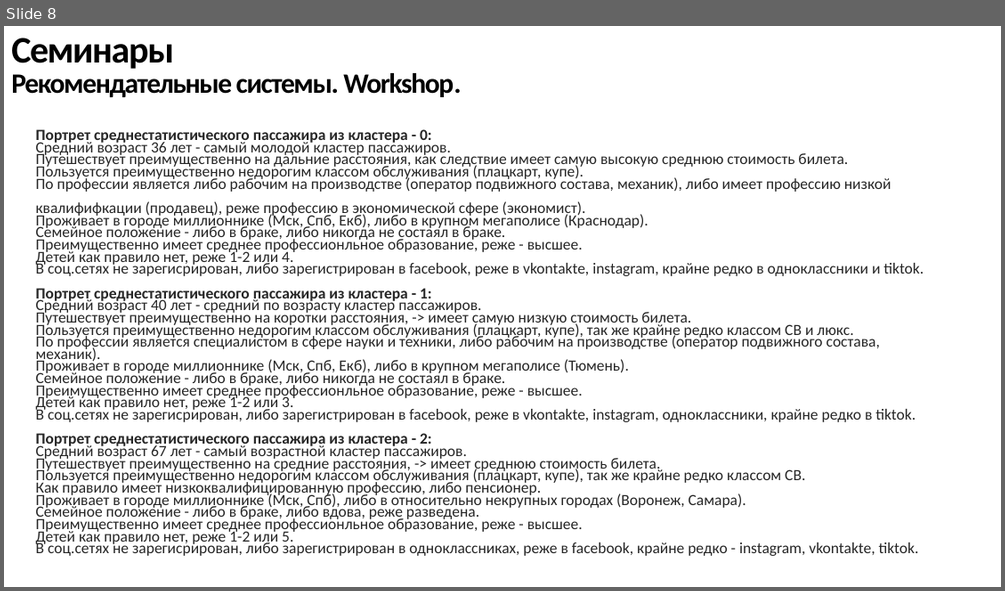
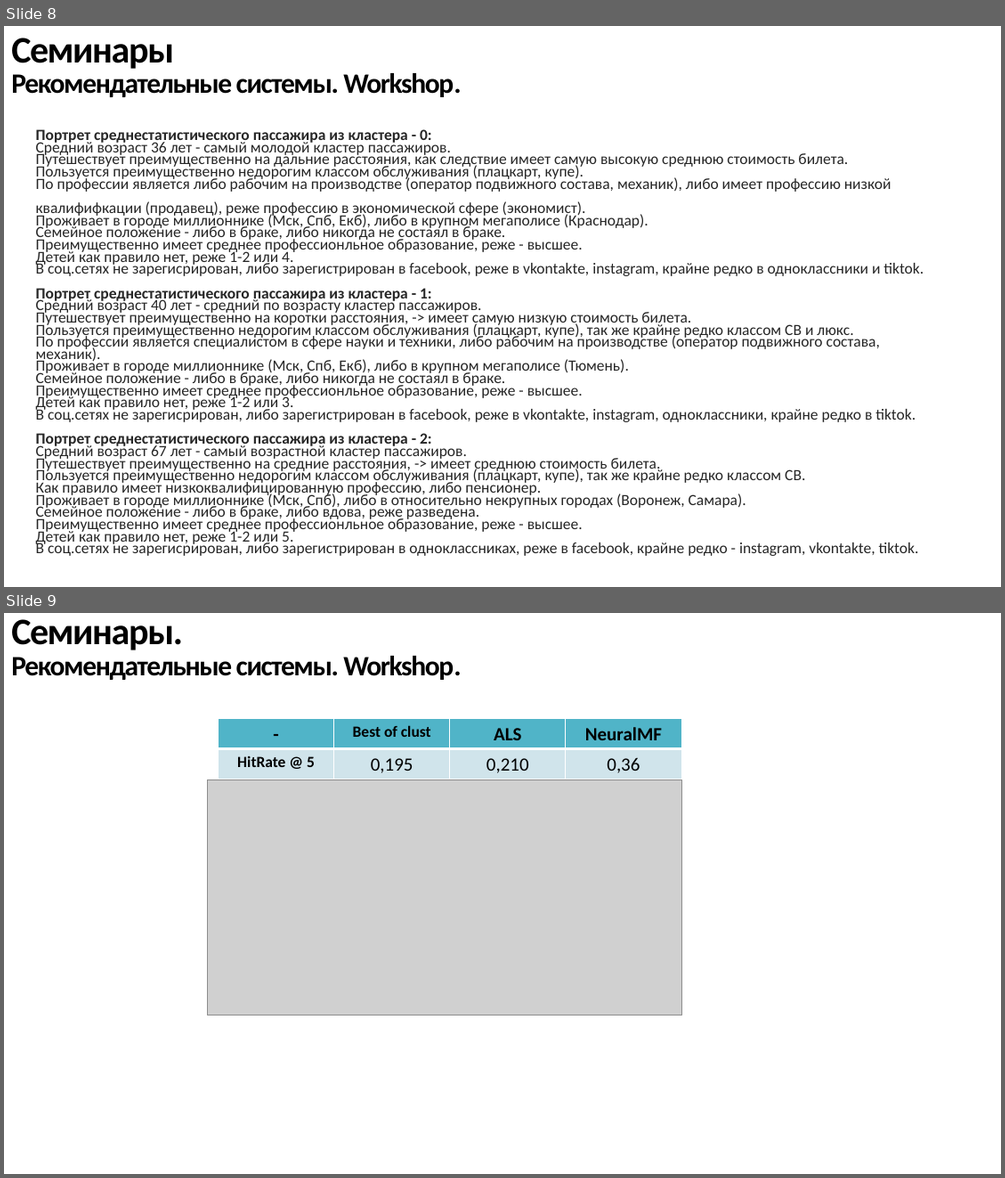
Before and after one commit to not-rdy/trainee, a slide deck: reports/final_report/rep_final.pptx. Shown one above the other, each under a label of ours: slide 8 before the commit, slides 8 and 9 after it. The pictures are 1005x591 and 1005x1178 pixels, drawn with LibreOffice and Linux fonts; fonts in the diff are those of the drawing; grey boxes stand for pictures. Boxes give left, top, right and bottom in pixels: in the first picture for what was removed or moved away, otherwise in the second. Text is boxed around its words. In the diff, an @@ line names an element or a change of style, - is before the commit and + after.

```diff
--- a/reports/final_report/rep_final.pptx
+++ b/reports/final_report/rep_final.pptx
@@ slide 9 added at <box>4,613,1001,1174</box>, background #FFFFFF @@
@@ title added at <box>11,619,461,680</box>, 27 pt, text #000000, bold @@
+Семинары.
+Рекомендательные системы. Workshop.
@@ table added at <box>218,718,681,779</box>, 2 rows, 4 columns @@
+- | Best of clust | ALS | NeuralMF
+HitRate @ 5 | 0,195 | 0,210 | 0,36
@@ picture added at <box>208,779,681,1015</box> @@
```
Also in this commit, not shown: 3 slides changed, 2 other slides added, 10 other files.
